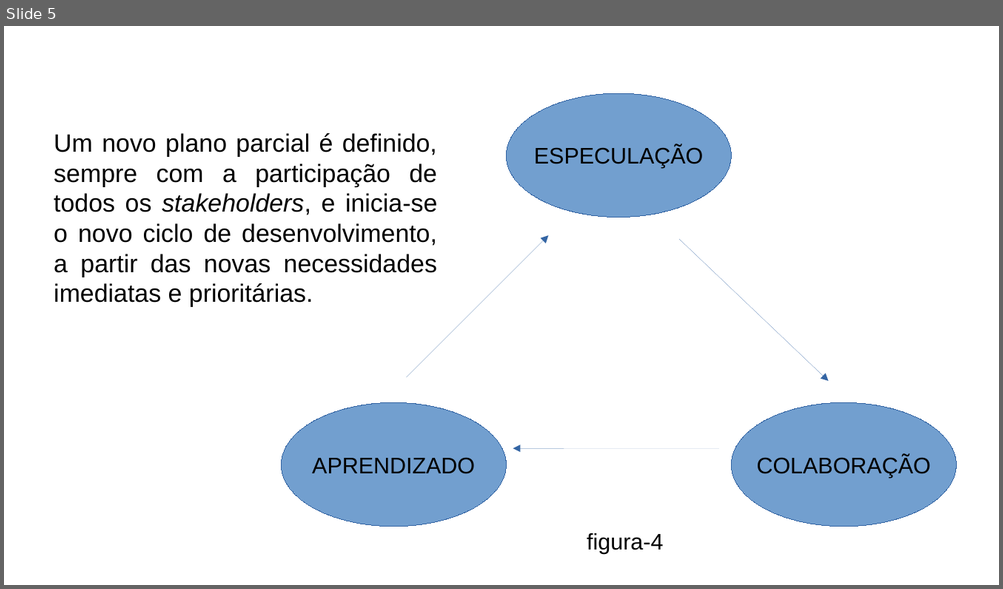
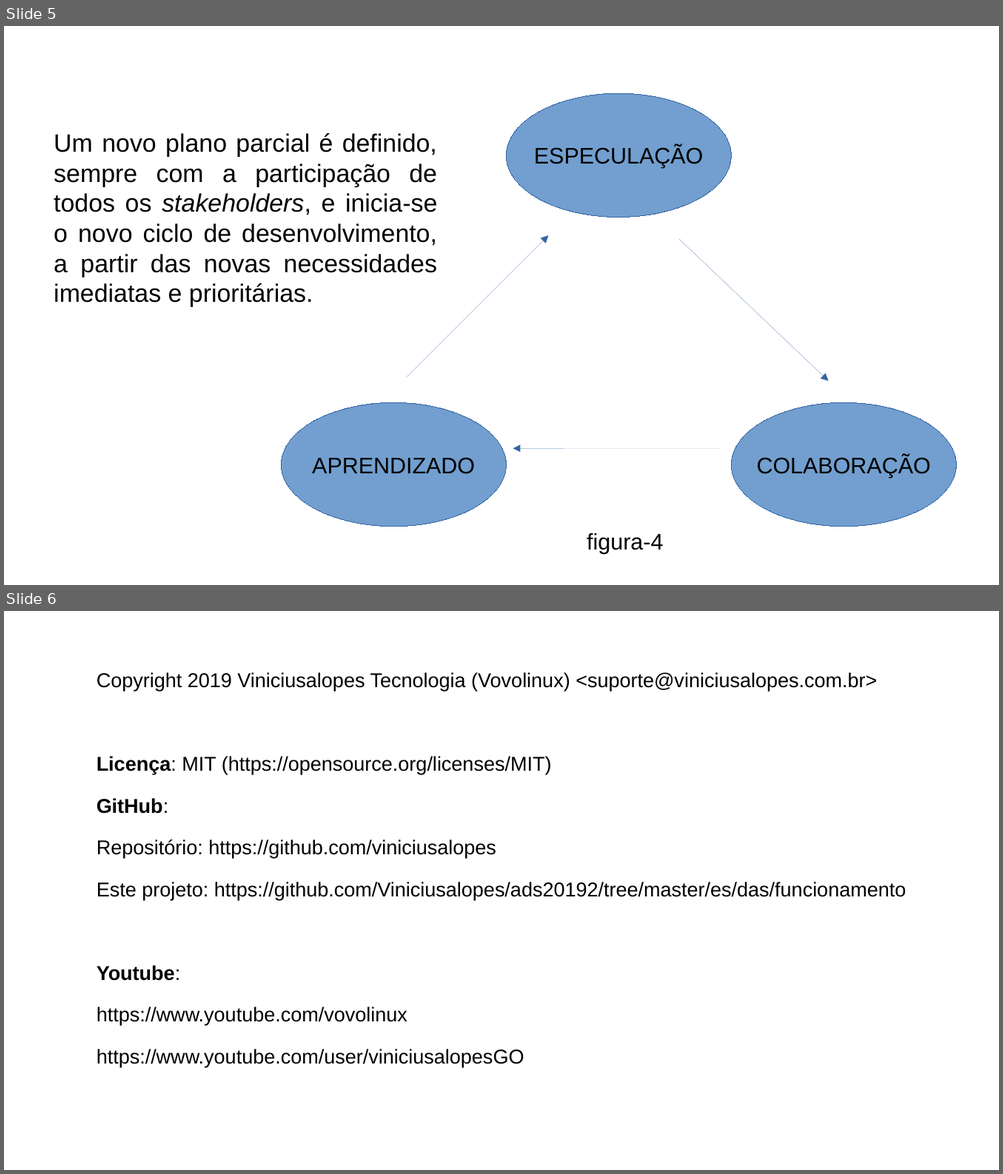
Before and after one commit to Viniciusalopes/ads20192-modulo1, a slide deck: es/das/funcionamento/funcionamento-slides-viniciusalopes.odp. Shown one above the other, each under a label of ours: slide 5 before the commit, slides 5 and 6 after it. The pictures are 1003x589 and 1003x1174 pixels, drawn with LibreOffice and Linux fonts; fonts in the diff are those of the drawing. Boxes give left, top, right and bottom in pixels: in the first picture for what was removed or moved away, otherwise in the second. Text is boxed around its words. In the diff, an @@ line names an element or a change of style, - is before the commit and + after.

Commit message:
Copyright 2019 Viniciusalopes Tecnologia (vovolinux)

```diff
--- a/es/das/funcionamento/funcionamento-slides-viniciusalopes.odp
+++ b/es/das/funcionamento/funcionamento-slides-viniciusalopes.odp
@@ slide 6 added at box(4, 611, 999, 1170), background #FFFFFF @@
@@ text added at box(96, 672, 906, 1068), 16 pt, text #000000 @@
+Copyright 2019 Viniciusalopes Tecnologia (Vovolinux) <suporte@viniciusalopes.com.br>
+Licença: MIT (https://opensource.org/licenses/MIT)
+GitHub:
+Repositório: https://github.com/viniciusalopes
+Este projeto: https://github.com/Viniciusalopes/ads20192/tree/master/es/das/funcionamento
+Youtube:
+https://www.youtube.com/vovolinux
+https://www.youtube.com/user/viniciusalopesGO
```
Also in this commit, not shown: 3 other files.
